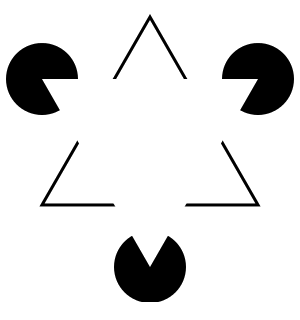
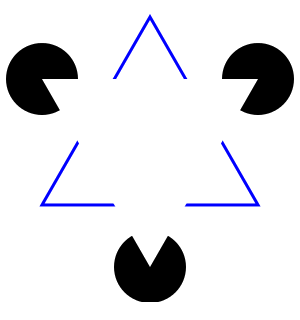
Layers edited between the first and the second w=300, h=320 image:
painted on "Kanizsa_triangle.svg" over box(39, 14, 261, 207)
